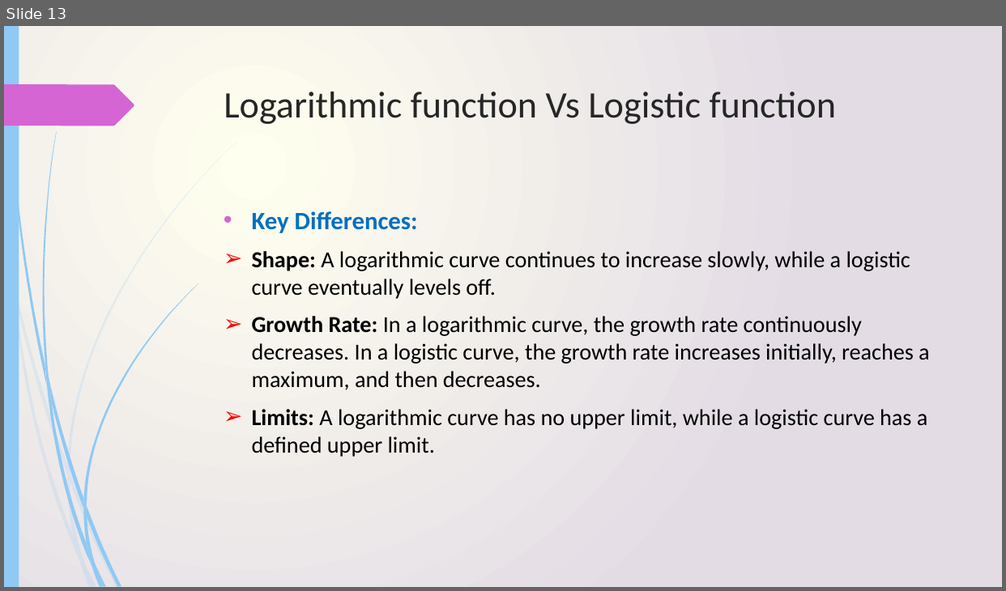
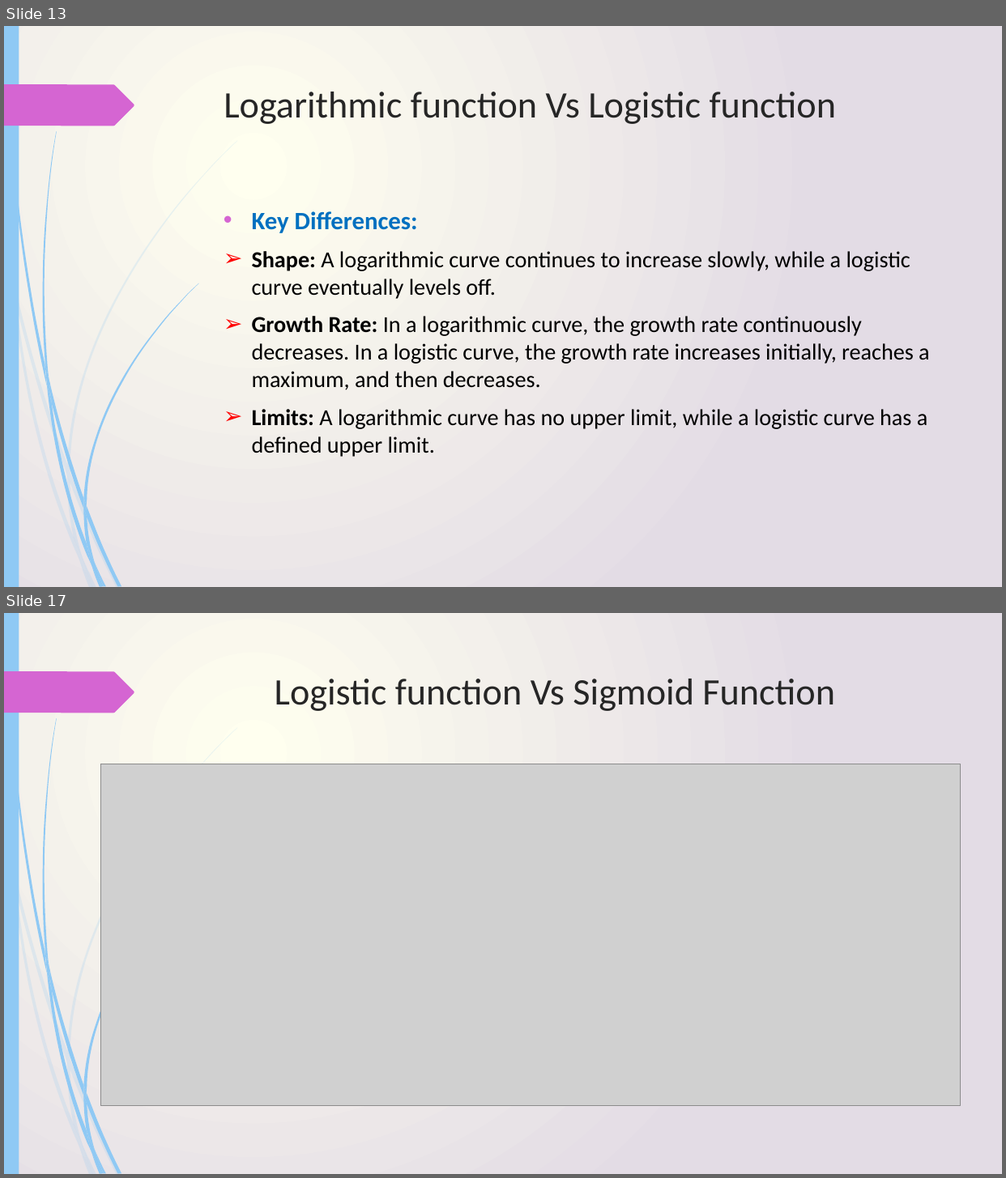
Before and after one commit to JYOTHY-DAS/Data-Analysis-Slides, a slide deck: Logarithmic curves.pptx. Shown one above the other, each under a label of ours: slide 13 before the commit, slides 13 and 17 after it; the slides between them are not shown. The pictures are 1006x591 and 1006x1178 pixels, drawn with LibreOffice and Linux fonts; fonts in the diff are those of the drawing; grey boxes stand for pictures. Boxes give left, top, right and bottom in pixels: in the first picture for what was removed or moved away, otherwise in the second. Text is boxed around its words. In the diff, an @@ line names an element or a change of style, - is before the commit and + after.

```diff
--- a/Logarithmic curves.pptx
+++ b/Logarithmic curves.pptx
@@ slide 17 added at (4,613,1002,1174), background gradient #FFFFEF to #E4DDE6; not listed: 24 template elements that a slide beside it also shows @@
@@ title added at (275,679,835,711), 36 pt, text #262626 @@
+Logistic function Vs Sigmoid Function
@@ picture added at (100,764,960,1106) @@
```
Also in this commit, not shown: 3 slides changed, 3 other slides added.
